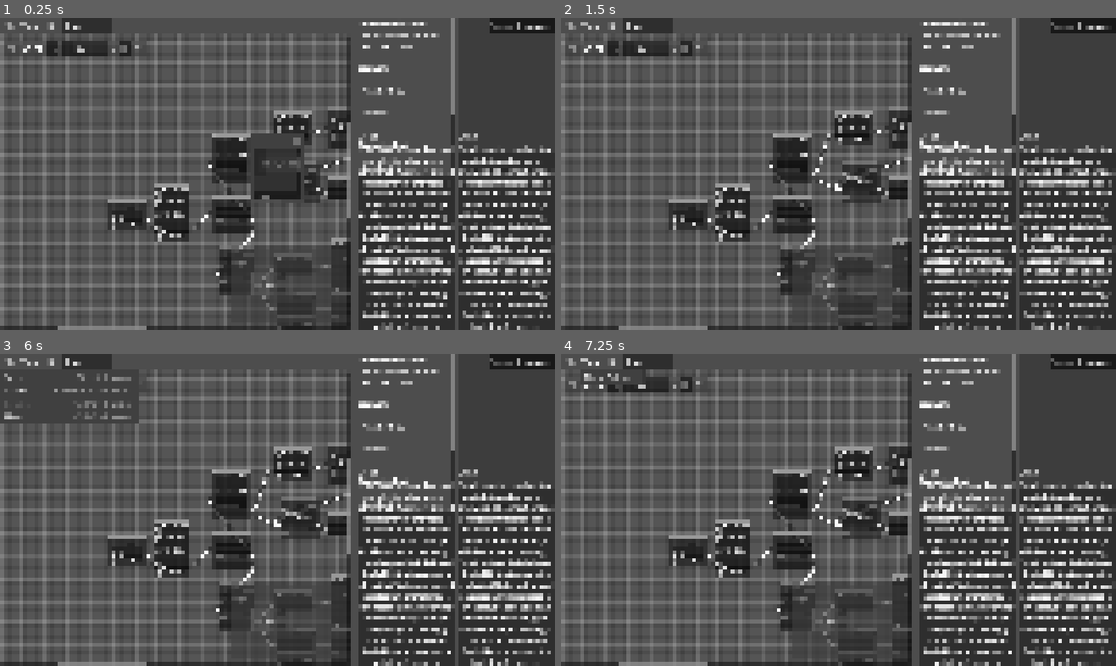
Above: before the commit, frames 1-4 (two rows, left to right).
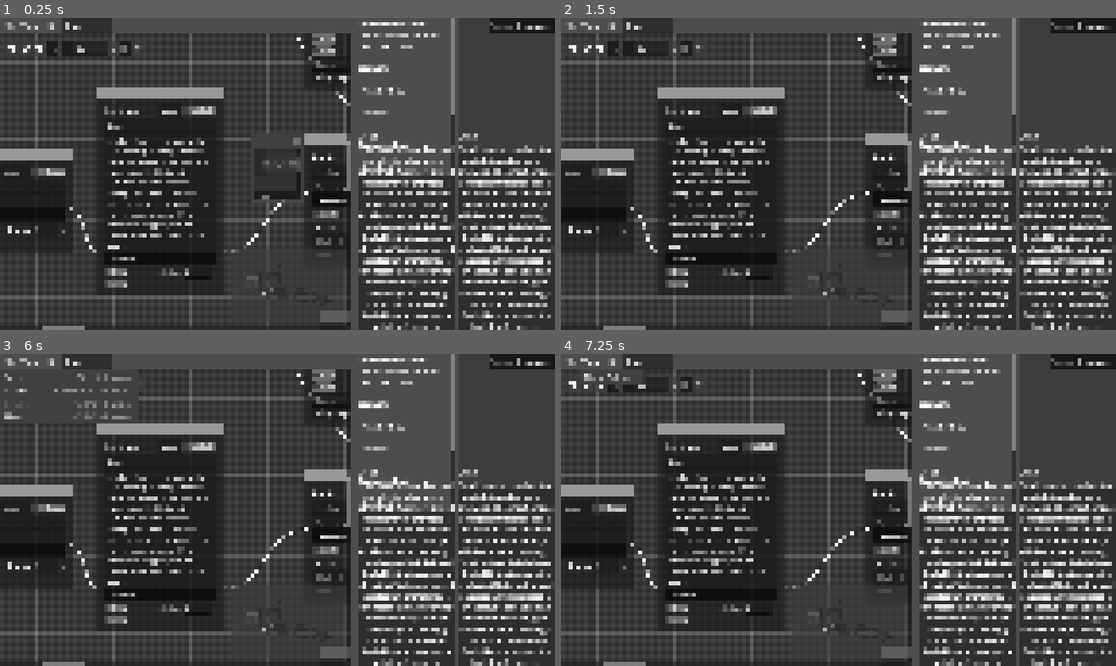
Above: after the commit, the same moments.

Repository: Roboticy3/Louder
Game: Godot game, scene res://proto_simulator/proto_simulator_wrapper.tscn
The game is run twice, just before and just after one commit, with the same random seed, the same clock (stepped at 60 frames per second) and the same inputs. This scene is started directly instead of the project's main scene.
Inputs (mouse positions are in pixels of both pictures, inside the frame that each line leads up to):
- Up to frame 1 (0.25 s): no input
- Up to frame 2 (1.5 s): click "hub" at 0.5 s; click "Start" at 1.25 s
- Up to frame 3 (6 s): click "Start" at 2 s; click (432, 644) at 2.75 s, where only the run after the commit has a clickable "CONTINUE"; click (432, 644) at 3.5 s, where only the run after the commit has a clickable "CONTINUE"; click (532, 644) at 4.25 s, where only the run after the commit has a clickable "CONTINUE"; click (532, 644) at 5 s, where only the run after the commit has a clickable "CONTINUE"; click "File" at 5.75 s
- Up to frame 4 (7.25 s): click "View" at 6.5 s

The runs differ from the first frame. In frame 1, 37% of the frame differs, in the area x 0-64%, y 4-100%; in frame 2, 39%; in frame 3, 37%; in frame 4, 38%.

Commit message:
experimented with different approach to interrupting thoughts in merchant.json

Diff:
--- a/editor/demos/conversations/merchant.json
+++ b/editor/demos/conversations/merchant.json
@@ -233,6 +233,7 @@
 		"type": "hub"
 	},
 	{
+		"branch": "reka2",
 		"conversation_id": "32",
 		"position_offset:x": "5100.0",
 		"position_offset:y": "1380.0",
@@ -241,6 +242,7 @@
 		"type": "hub"
 	},
 	{
+		"branch": "shop",
 		"conversation_id": "33",
 		"position_offset:x": "5520.0",
 		"position_offset:y": "1480.0",
@@ -275,6 +277,20 @@
 		"type": "hub"
 	},
 	{
+		"conversation_id": "35",
+		"position_offset:x": "5240.0",
+		"position_offset:y": "1760.0",
+		"speaker": "Note",
+		"text": "This pattern is a little unweildy.. Making a new branch just for a single node. ",
+		"type": "hub"
+	},
+	{
+		"conversation_id": "36",
+		"position_offset:x": "5474.5556640625",
+		"position_offset:y": "1248.99072265625",
+		"type": "hub"
+	},
+	{
 		"from_choice": "",
 		"from_id": "4",
 		"to_id": "7",
@@ -449,9 +465,9 @@
 		"type": "connection"
 	},
 	{
-		"position:x": "48.7744140625",
-		"position:y": "-245.847778320313",
+		"position:x": "3979.142578125",
+		"position:y": "912.799560546875",
 		"type": "camera",
-		"zoom": "0.23256795108318"
+		"zoom": "0.80288791656494"
 	}
 ]
--- a/editor/project.godot
+++ b/editor/project.godot
@@ -89,7 +89,7 @@
 }
 lobby_menu={
 "deadzone": 0.2,
-"events": [Object(InputEventKey,"resource_local_to_scene":fa …(145 unchanged characters)… lse,"keycode":0,"physical_keycode":4194308,"key_label":0,"unicode":0,"location":0,"echo":false,"script":null)
+"events": [Object(InputEventKey,"resource_local_to_scene":fa …(145 unchanged characters)… lse,"keycode":0,"physical_keycode":4194332,"key_label":0,"unicode":0,"location":0,"echo":false,"script":null)
 ]
 }
 
--- a/editor/proto_simulator/proto_simulator_wrapper.tscn
+++ b/editor/proto_simulator/proto_simulator_wrapper.tscn
@@ -85,6 +85,12 @@
 [node name="File" parent="CanvasLayer/HSplitContainer/Editor/Control/GridContainer/FileBar" parent_id_path=PackedInt32Array(1835673697, 810829967) index="0" unique_id=853677447 groups=["conversation_changed_listener"]]
 disable_load = true
 
+[node name="branch" parent="CanvasLayer/HSplitContainer/Editor/Control/GridContainer/GraphEdit/Hub/TextSectionWrapper/TextSection/HBoxContainer" parent_id_path=PackedInt32Array(1835673697, 1992437552, 1509009445) index="2" unique_id=1664207967]
+delimiter_strings = Array[String](["' '", "\" \""])
+
+[node name="callbacks" parent="CanvasLayer/HSplitContainer/Editor/Control/GridContainer/GraphEdit/Hub/OtherSection/VBoxContainer" parent_id_path=PackedInt32Array(1835673697, 1992437552, 72269939) index="3" unique_id=312146840]
+delimiter_strings = Array[String](["\" \"", "' '"])
+
 [node name="VSplitContainer" type="VSplitContainer" parent="CanvasLayer/HSplitContainer" unique_id=1806478269]
 layout_mode = 2
 
@@ -144,7 +150,6 @@
 
 [node name="Control" parent="CanvasLayer/HSplitContainer/VSplitContainer/FlowContainer/Panel" unique_id=644629500 node_paths=PackedStringArray("controller") groups=["conversation_changed_listener"] instance=ExtResource("4_hwksk")]
 layout_mode = 1
-size_flags_horizontal = 3
 controller = NodePath("../../../../../../PSSimulator/PSControllerGeno")
 
 [node name="Panel4" type="Panel" parent="CanvasLayer/HSplitContainer/VSplitContainer/FlowContainer" unique_id=171754033]
@@ -154,7 +159,6 @@
 
 [node name="Control" parent="CanvasLayer/HSplitContainer/VSplitContainer/FlowContainer/Panel4" unique_id=1108421565 node_paths=PackedStringArray("controller") groups=["conversation_changed_listener"] instance=ExtResource("4_hwksk")]
 layout_mode = 1
-size_flags_horizontal = 3
 controller = NodePath("../../../../../../PSSimulator/PSControllerReka")
 
 [node name="Panel2" type="Panel" parent="CanvasLayer/HSplitContainer/VSplitContainer/FlowContainer" unique_id=991561153]
@@ -164,7 +168,6 @@
 
 [node name="Control" parent="CanvasLayer/HSplitContainer/VSplitContainer/FlowContainer/Panel2" unique_id=865123221 node_paths=PackedStringArray("controller") groups=["conversation_changed_listener"] instance=ExtResource("4_hwksk")]
 layout_mode = 1
-size_flags_horizontal = 3
 controller = NodePath("../../../../../../PSSimulator/PSControllerFreya")
 
 [node name="Panel3" type="Panel" parent="CanvasLayer/HSplitContainer/VSplitContainer/FlowContainer" unique_id=208183035]
@@ -174,7 +177,6 @@
 
 [node name="Control" parent="CanvasLayer/HSplitContainer/VSplitContainer/FlowContainer/Panel3" unique_id=785671189 node_paths=PackedStringArray("controller") groups=["conversation_changed_listener"] instance=ExtResource("4_hwksk")]
 layout_mode = 1
-size_flags_horizontal = 3
 controller = NodePath("../../../../../../PSSimulator/PSControllerBenjamin")
 
 [node name="Button" type="Button" parent="CanvasLayer" unique_id=677696188]
--- a/editor/proto_simulator/ps_controller.gd
+++ b/editor/proto_simulator/ps_controller.gd
@@ -22,12 +22,12 @@
 
 signal updated()
 signal show_end()
-func update(branch_changed:=false, old_branch:="", new_branch:=""):
+func update(branch_changed:=false, old_branch:="", new_branch:="", hard:=false):
 	if !is_instance_valid(simulator):
 		push_error("Updated PSController ", self, " with no simulator.")
 		return
 
-	if old_branch != branch:
+	if !hard and old_branch != branch:
 		return
 
 	var temp_branch := branch
--- a/editor/proto_simulator/ps_simulator.gd
+++ b/editor/proto_simulator/ps_simulator.gd
@@ -111,7 +111,7 @@
 
 	warp(h_start)
 
-	update_controllers()
+	update_controllers(true, "", "", true)
 
 func _reset_state():
 	state = PSDialogueState.new()
@@ -372,5 +372,5 @@
 
 	return working_branch
 
-func update_controllers(branch_changed:=false, from_branch:="", to_branch:=""):
-	get_tree().call_group(controller_group, &"update", branch_changed, from_branch, to_branch)
+func update_controllers(branch_changed:=false, from_branch:="", to_branch:="", hard:=false):
+	get_tree().call_group(controller_group, &"update", branch_changed, from_branch, to_branch, hard)
--- a/editor/scripts/project_manager.gd
+++ b/editor/scripts/project_manager.gd
@@ -257,4 +257,6 @@
 	return current_project_path.is_absolute_path()
 
 func _on_conversation_changed(new_path:String):
+	if new_path == current_project_path:
+		save_current_project()
 	load_project_from_file(new_path)
